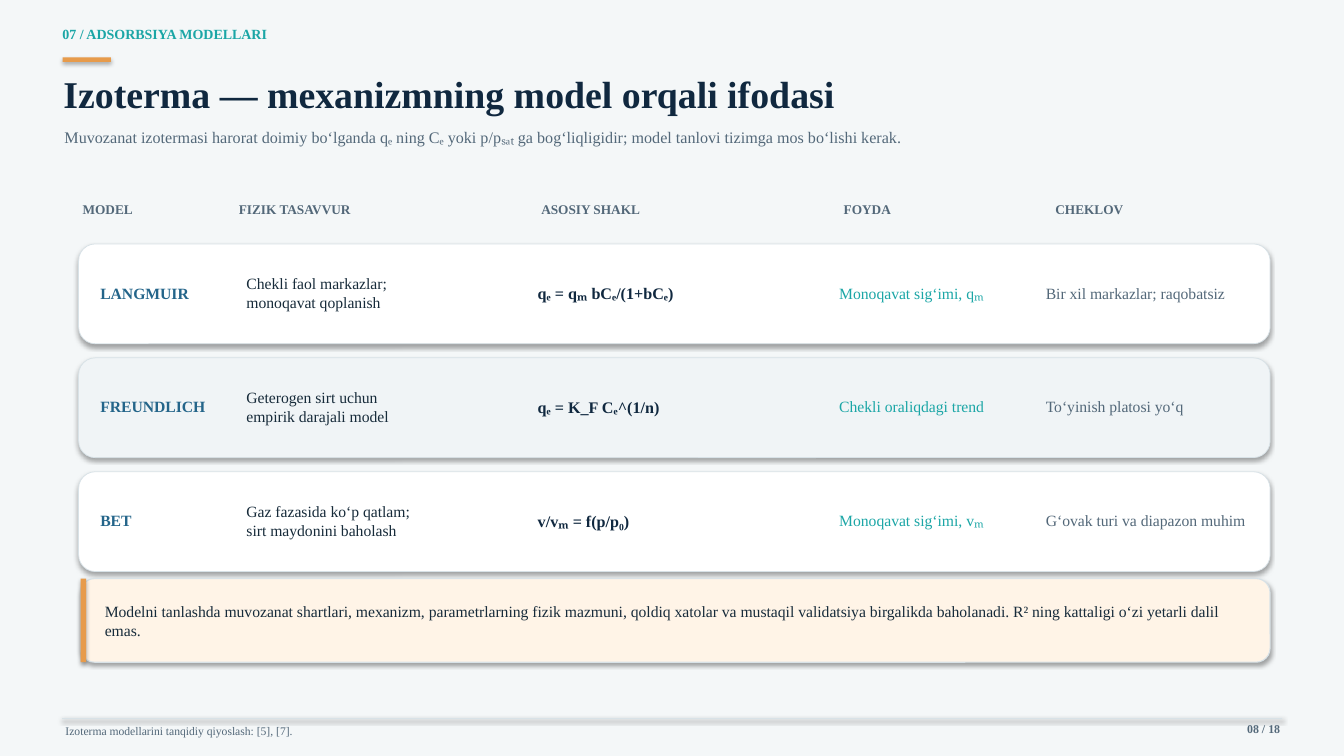
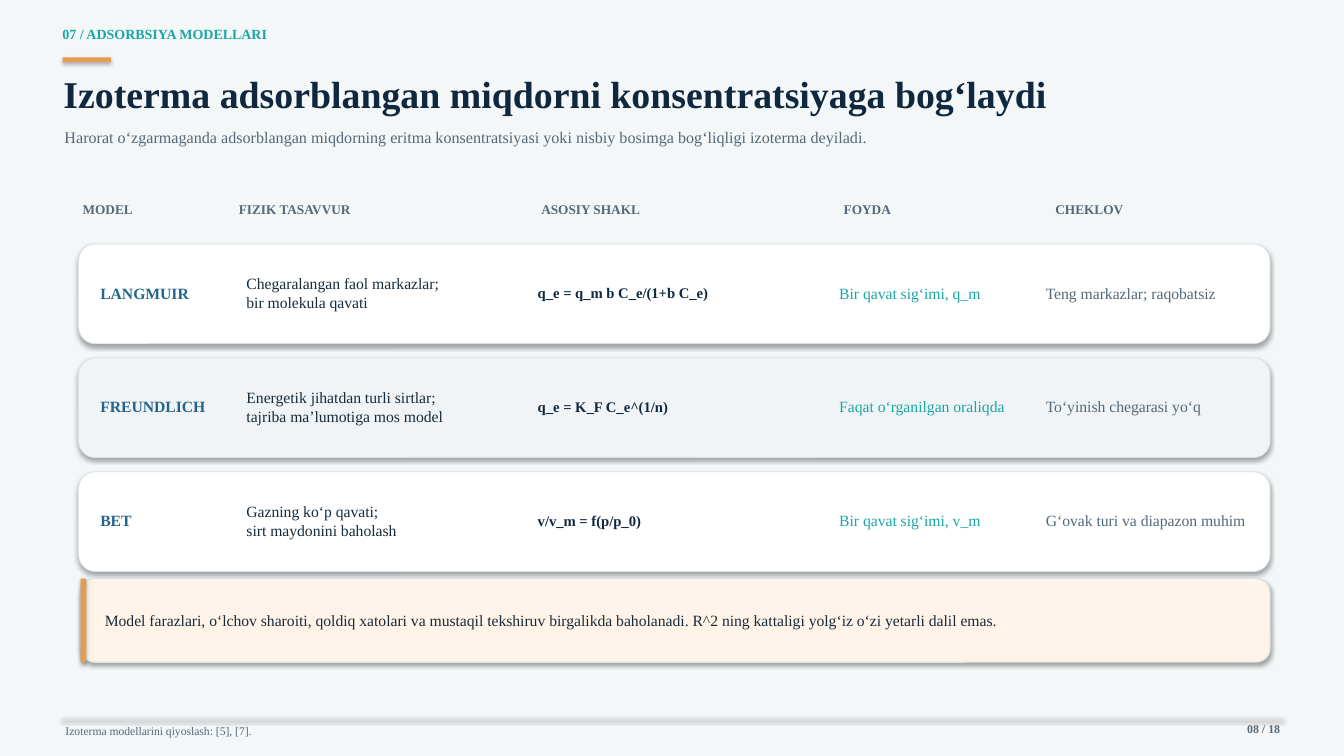
Before and after one commit to jabborovd18-collab/taqdimot-fayllari, a slide deck: slide 8 of sirt_hodisalari_adsorbsiya_ilmi.pptx. Drawn at 1344x756 pixels with LibreOffice and Linux fonts; fonts in the diff are those of the drawing. Boxes give left, top, right and bottom in pixels: in the first picture for what was removed or moved away, otherwise in the second. Text is boxed around its words. In the diff, an @@ line names an element or a change of style, - is before the commit and + after.

Commit message:
Polish Uzbek wording and formula clarity in adsorption deck

```diff
--- a/sirt_hodisalari_adsorbsiya_ilmi.pptx
+++ b/sirt_hodisalari_adsorbsiya_ilmi.pptx
@@ text at [63,81,1046,116]: text changed @@
-Izoterma — mexanizmning model orqali ifodasi
+Izoterma adsorblangan miqdorni konsentratsiyaga bog‘laydi
@@ text at [64,132,867,147]: text changed @@
-Muvozanat izotermasi harorat doimiy bo‘lganda qₑ ning Cₑ yoki p/pₛₐₜ ga bog‘liqligidir; model tanlovi tizimga mos bo‘lishi kerak.
+Harorat o‘zgarmaganda adsorblangan miqdorning eritma konsentratsiyasi yoki nisbiy bosimga bog‘liqligi izoterma deyiladi.
@@ text at [246,278,439,312]: text changed @@
-Chekli faol markazlar;
-monoqavat qoplanish
+Chegaralangan faol markazlar;
+bir molekula qavati
@@ text at [538,287,708,301]: text changed; size 11.5 to 10.5 pt @@
-qₑ = qₘ bCₑ/(1+bCₑ)
+q_e = q_m b C_e/(1+b C_e)
@@ text at [839,288,981,302]: text changed @@
-Monoqavat sig‘imi, qₘ
+Bir qavat sig‘imi, q_m
@@ text at [1046,288,1215,302]: text changed @@
-Bir xil markazlar; raqobatsiz
+Teng markazlar; raqobatsiz
@@ text at [246,392,443,425]: text changed @@
-Geterogen sirt uchun
-empirik darajali model
+Energetik jihatdan turli sirtlar;
+tajriba ma’lumotiga mos model
@@ text at [538,402,668,415]: text changed; size 11.5 to 10.5 pt @@
-qₑ = K_F Cₑ^(1/n)
+q_e = K_F C_e^(1/n)
@@ text at [839,401,1004,416]: text changed @@
-Chekli oraliqdagi trend
+Faqat o‘rganilgan oraliqda
@@ text at [1046,401,1201,416]: text changed @@
-To‘yinish platosi yo‘q
+To‘yinish chegarasi yo‘q
@@ text at [246,506,397,539]: text changed @@
-Gaz fazasida ko‘p qatlam;
-sirt maydonini baholash
+Gazning ko‘p qavati;
+sirt maydonini baholash
@@ text at [538,515,640,529]: text changed; size 11.5 to 10.5 pt @@
-v/vₘ = f(p/p₀)
+v/v_m = f(p/p_0)
@@ text at [839,515,981,530]: text changed @@
-Monoqavat sig‘imi, vₘ
+Bir qavat sig‘imi, v_m
@@ text at [105,615,997,630]: text changed @@
-Modelni tanlashda muvozanat shartlari, mexanizm, parametrlarning fizik mazmuni, qoldiq xatolar va mustaqil validatsiya birgalikda baholanadi. R² ning kattaligi o‘zi yetarli dalil emas.
+Model farazlari, o‘lchov sharoiti, qoldiq xatolari va mustaqil tekshiruv birgalikda baholanadi. R^2 ning kattaligi yolg‘iz o‘zi yetarli dalil emas.
@@ text at [65,727,251,738]: text changed @@
-Izoterma modellarini tanqidiy qiyoslash: [5], [7].
+Izoterma modellarini qiyoslash: [5], [7].
```
Also in this commit, not shown: 17 other slides changed.
